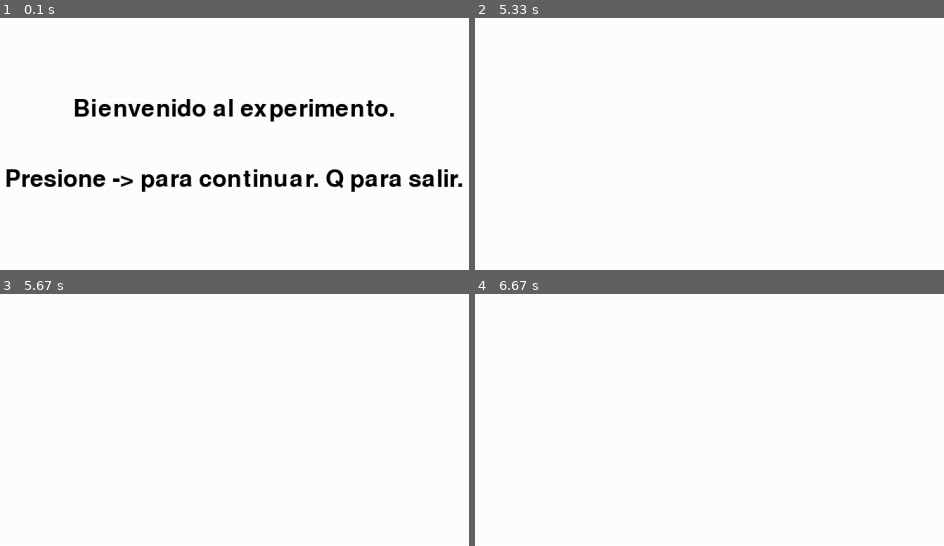
Above: before the commit, frames 1-4 (two rows, left to right).
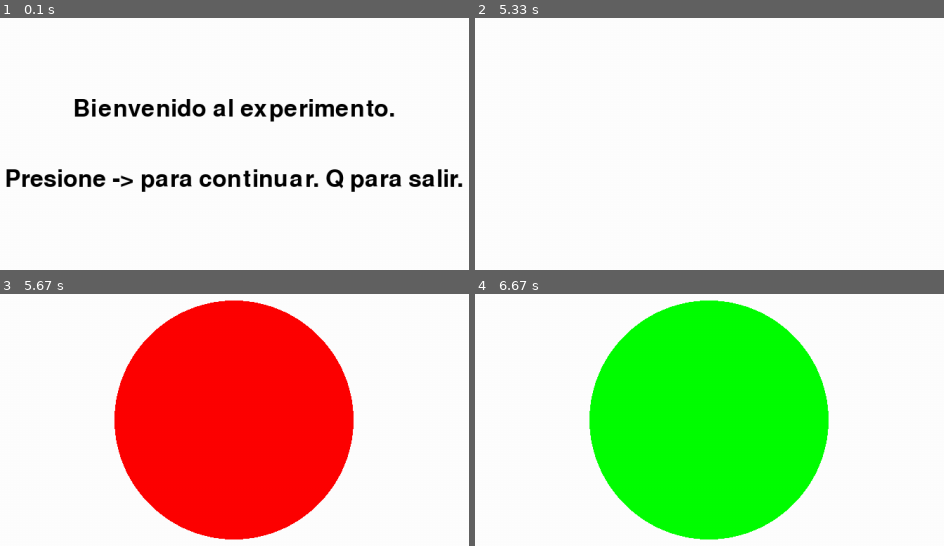
Above: after the commit, the same moments.

Repository: pedrobenedetti/EEG_Biosemi
Game: pygame game, started from oddball_V4.py
Two runs of this game, one before a commit and one after it. Both use one fixed random seed, a clock stepped at 60 frames per second and the inputs below.
Inputs:
- Up to frame 1 (0.1 s): no input
- Up to frame 2 (5.33 s): hold Right 0.33-0.8 s
- Up to frame 3 (5.67 s): no input
- Up to frame 4 (6.67 s): no input

Frames 1-2 are identical in both runs. In frame 3, 38% of the frame differs, in the area x 24-76%, y 2-98%; in frame 4, 38%.

Commit message:
Add files via upload

Diff:
--- a/oddball_V4.py
+++ b/oddball_V4.py
@@ -1,4 +1,4 @@
-#UPDATED 2/8/2022
+#UPDATED 5/8/2022
 #ODDBALL paradigm. This protocol consist in a ball that blinks green or red with a probability of 5/6 and 1/6 respectively.
 #matlab_parallel_com.py and send_mark_matlab.m files are needed. lib of matlab must be placed in folder. MATLAB-Python communication must be installed. Python 3.7 or older is needed.
 import pygame
@@ -72,7 +72,9 @@
 
 N_stim = 120
 #number of stimuli we want
-duration_stim = 0.1
+period=1
+#Time between consecutive stimuli (seconds)
+duration_stim = 0.25
 #Duration of stimuli (seconds)
 stim_counter = 0
 #we start to count the stimuli.
@@ -92,13 +94,13 @@
         time_passed = (time_now-time_last).total_seconds()
         #Time passed since last stimulus has been presented
         if ball == 1:
-            if time_passed >= 0.1:
-                #If an stimulus is being showed and more than 0.1 seconds have passed since it's appearance, screen will be cleaned.
+            if time_passed >= duration_stim:
+                #If an stimulus is being showed and more than 'duration_stim' seconds have passed since it's appearance, screen will be cleaned.
                 ball = 0
                 window.fill((255, 255, 255))
                 #screen is cleaned. Stimulus is ended.
 
-        if time_passed > 1:
+        if time_passed > period:
             stim_counter = stim_counter + 1
             number = random.randint(1,6)
             if number >= 1 and number <= 5:
@@ -159,6 +161,7 @@
         try:
         #one last mark is sent indicating that the protocol is over
             send_mark_biosemi(250, port)
+            time_txt=datetime.datetime.now().strftime("%m/%d/%Y, %H:%M:%S")
             mess=(time_txt + ": Ending protocol..."+"\n")
             logging.debug(mess)
         except:
@@ -184,6 +187,7 @@
                 try:
                 #one last mark is sent indicating that the protocol is over
                     send_mark_biosemi(250, port)
+                    time_txt=datetime.datetime.now().strftime("%m/%d/%Y, %H:%M:%S")
                     mess=(time_txt + ": Ending protocol..."+"\n")
                     logging.debug(mess)
                 except:
@@ -198,6 +202,7 @@
         try:
             #one last mark is sent indicating that the protocol is over
             send_mark_biosemi(250, port)
+            time_txt=datetime.datetime.now().strftime("%m/%d/%Y, %H:%M:%S")
             mess=(time_txt + ": Ending protocol..."+"\n")
         except:
             print("Can't execute 'send_mark_biosemi' properly")
